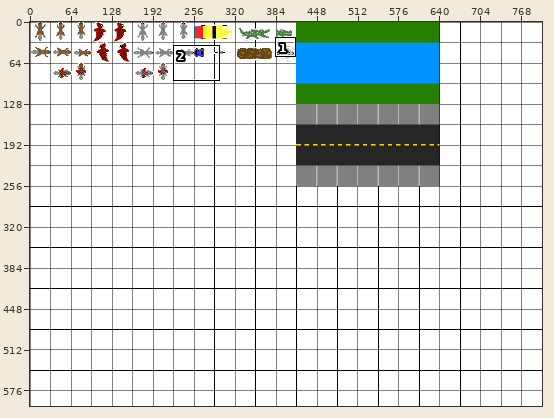
Sprite sheet: RES/SquirrelSprites.png. Above: a wide view before the commit, with the close-up outlined.
Close-up. First the earlier version:
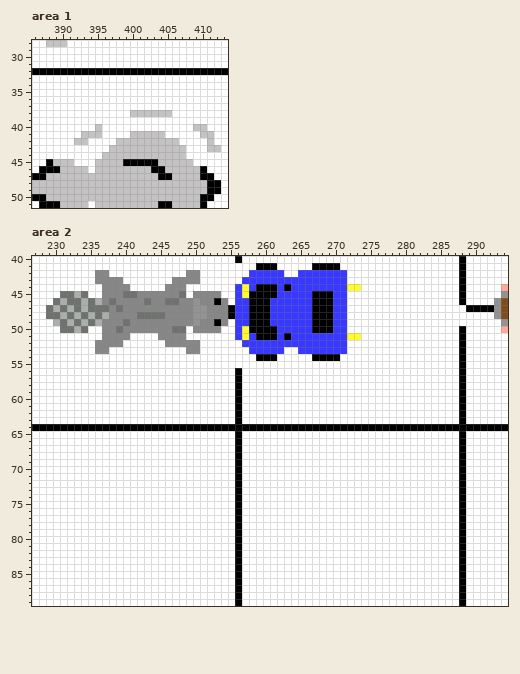
The file is 800x600 pixels. Colours within 5 levels of each other are drawn and written as one. Shown: area 1: x 386..413, y 28..51; area 2: x 227..294, y 40..89. The commit also changed other parts of the picture, which this record leaves out.
The same view after the edit:
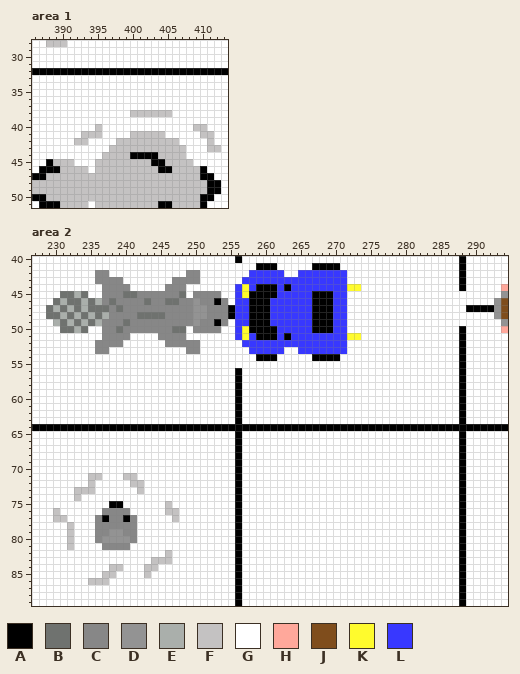
Palette (. is transparent): A #000000  B #6f726f  C #878787  D #939393  E #aaafab  F #c4c2c2  G #ffffff  H #ffa89b  J #7f4d1c  K #fffb2d  L #3838ff
Change:
Changed rows in their new state; - is an unchanged pixel.
Area 1:
first column x 399:
44 -AAAA--
45 FFFF-A-
46 ----F-A
47 -----FF
Area 2:
first column x 288:
45 G
46 G
first column x 230:
71 -----FF---FF------
72 -----F-----FF-----
73 ---FFF------F-----
74 ---F--------------
75 --------AA------F-
76 F------CCCC-----FF
77 FF----CACCAC-----F
78 --F---CCCCCC------
79 --F---CCDDCC------
80 --F---CDDDDC------
81 --F----CCCC-------
82 ----------------F-
83 --------------FFF-
84 --------FF---FF---
85 -------FF----F----
86 -----FFF----------
